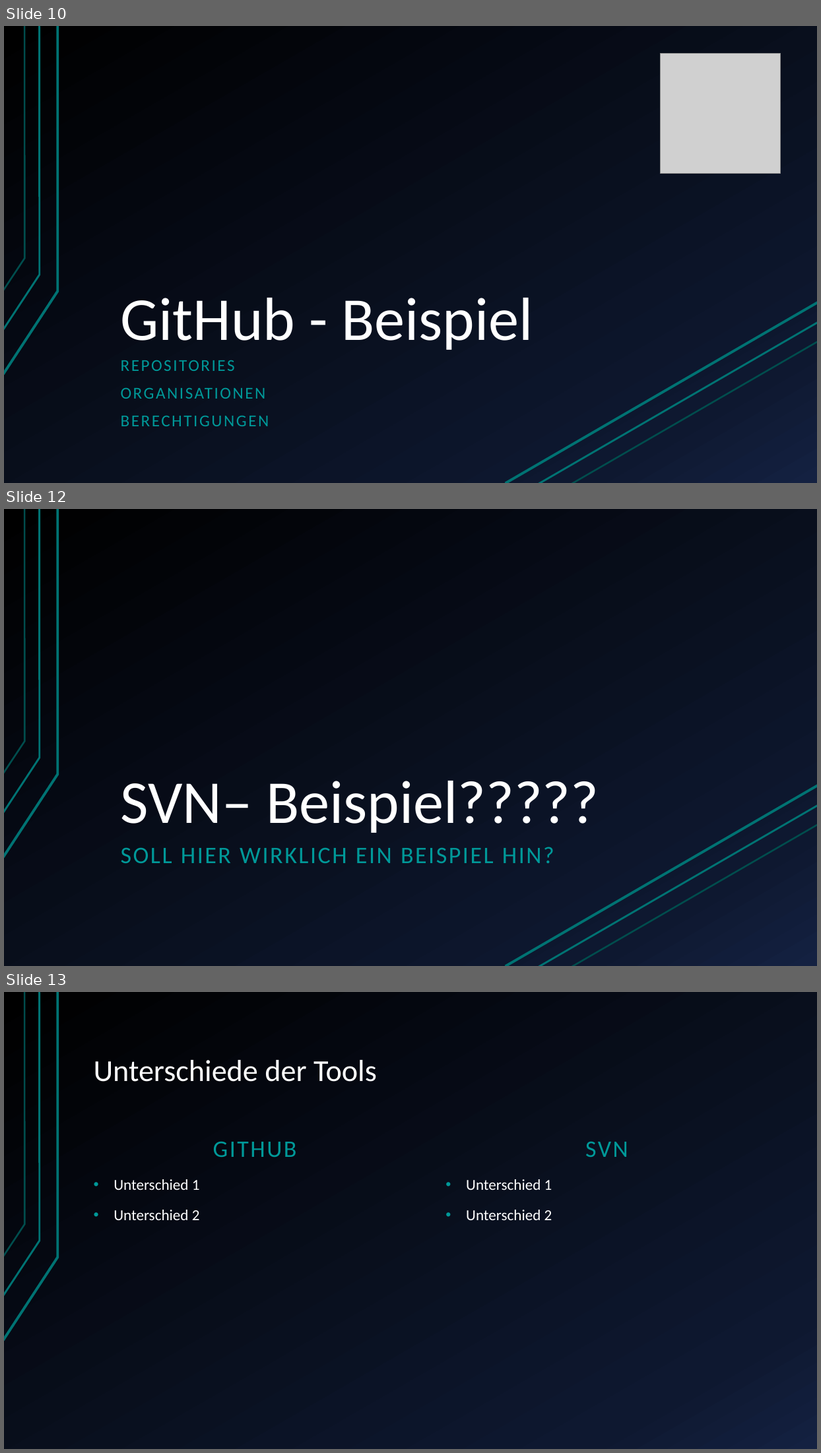
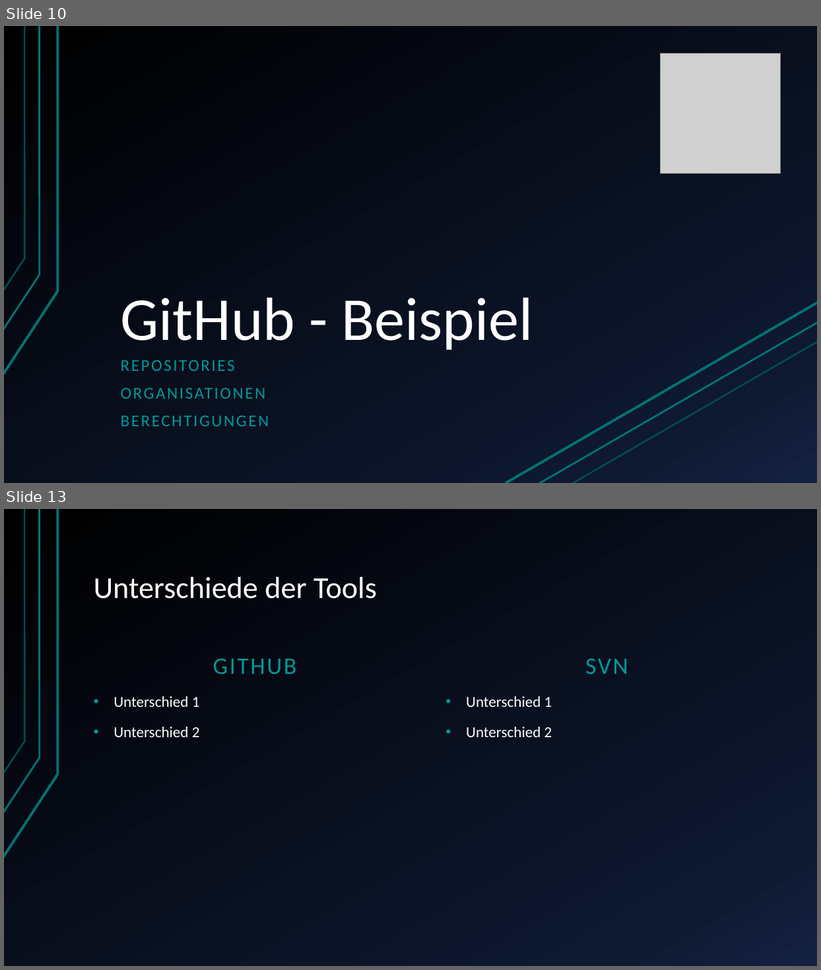
Before and after one commit to dome0157/Vortrag-Versionsmanagement, a slide deck: Versionsmanagement_Präsentation.pptx. Shown one above the other, each under a label of ours: slides 10, 12 and 13 before the commit, slides 10 and 13 after it; the slides between them are not shown. The pictures are 821x1453 and 821x970 pixels, drawn with LibreOffice and Linux fonts; fonts in the diff are those of the drawing; grey boxes stand for pictures. Boxes give left, top, right and bottom in pixels: in the first picture for what was removed or moved away, otherwise in the second. Text is boxed around its words. In the diff, an @@ line names an element or a change of style, - is before the commit and + after.

```diff
--- a/Versionsmanagement_Präsentation.pptx
+++ b/Versionsmanagement_Präsentation.pptx
@@ slide 12 removed at box(4, 509, 817, 966), background gradient #000000 to #0F1931 to #142242; not listed: 6 template elements that a slide beside it also shows @@
@@ title removed at box(121, 781, 599, 833) @@
-SVN– Beispiel?????
@@ text removed at box(121, 847, 554, 863) @@
-SOLL HIER WIRKLICH EIN BEISPIEL HIN?
```
Also in this commit, not shown: 2 slides changed, 1 slide added.
